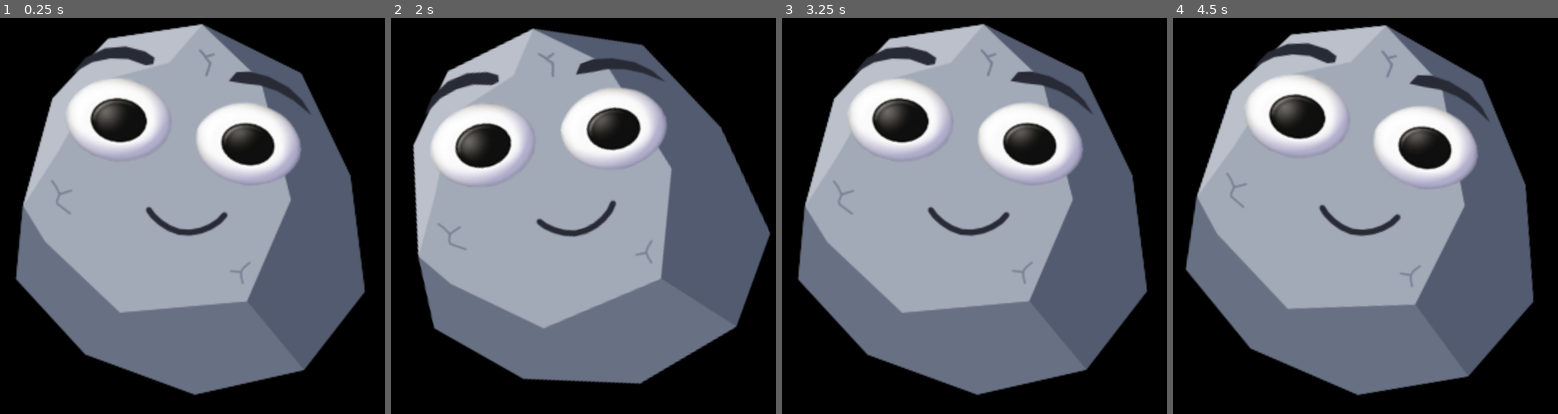
Above: before the commit, frames 1-4 (left to right).
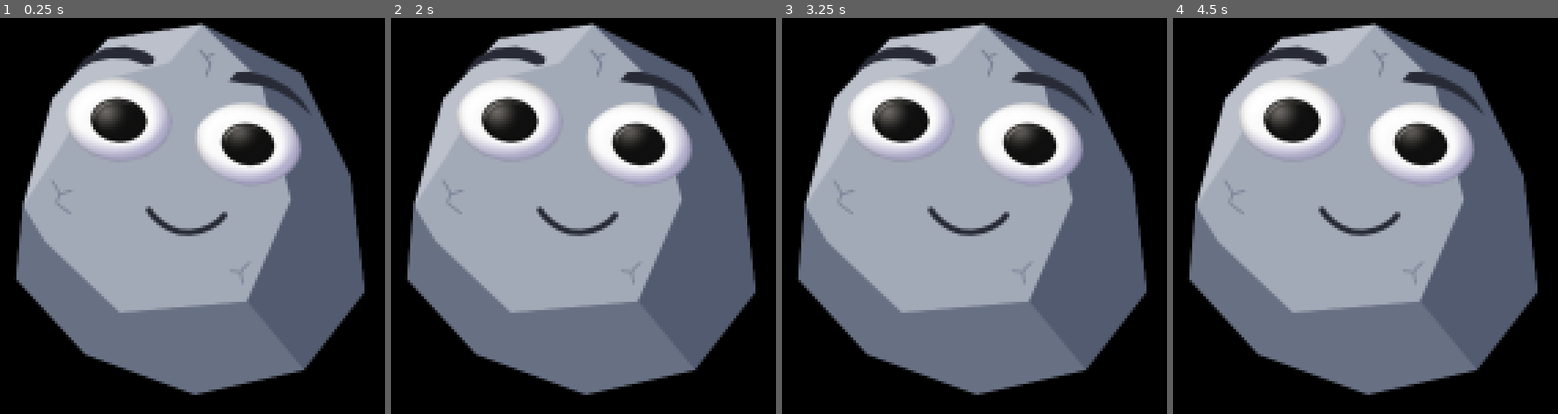
Above: after the commit, the same moments.

Repository: rayne-rb/Klippy
Game: Godot game, scene res://Klippy.tscn
Two runs of this game, one before a commit and one after it. Both use one fixed random seed, a clock stepped at 60 frames per second and the inputs below.
Inputs (mouse positions are in pixels of both pictures, inside the frame that each line leads up to):
- Up to frame 1 (0.25 s): no input
- Up to frame 2 (2 s): tap Enter at 0.5 s; move the mouse to (699, 188) at 0.52 s; click (699, 188) at 0.67 s; tap Space at 1.25 s; drag from (468, 243) to (548, 326) at 1.27 s
- Up to frame 3 (3.25 s): move the mouse to (1024, 97) at 2.02 s; click (1024, 97) at 2.17 s; tap Enter at 2.75 s; drag from (939, 326) to (805, 136) at 2.77 s
- Up to frame 4 (4.5 s): move the mouse to (1523, 299) at 3.52 s; click (1523, 299) at 3.67 s; tap Space at 4.25 s; drag from (1196, 136) to (1276, 81) at 4.27 s

The runs differ from the first frame. In frame 1, 2.3% of the frame differs, in the area x 4-95%, y 1-96%; in frame 2, 23%, in the area x 4-99%, y 1-96%; in frame 3, 2.2%; in frame 4, 7.9%.

Commit message:
Add save/load system and improve settings/state management
- Introduced `SaveData` utility for saving and loading game state.
- Enhanced `SettingsPanel` with a toggle for food visibility and emitted a signal for updates.
- Implemented offline decay mechanic in `PetStats` to apply food decay during inactivity.
- Updated `Klippy` to persist state across sessions, including size, food, and settings.
- Replaced quit logic with a save-before-exit function to ensure data integrity.

Diff:
--- a/Klippy.gd
+++ b/Klippy.gd
@@ -47,15 +47,31 @@
 var roll_radius := 90.0
 var mass := 1.0
 
+var show_food_value := false
+
 
 func _ready() -> void:
 	sprite = $Sprite2D
 	_build_click_through_mask()
 	_recompute_physical_properties()
 
+	var save_data := SaveData.load_data()
+	var klippy_data: Dictionary = save_data.get("klippy", {})
+	var stats_data: Dictionary = save_data.get("stats", {})
+	var settings_data: Dictionary = save_data.get("settings", {})
+	var meta_data: Dictionary = save_data.get("meta", {})
+
 	stats = PetStats.new()
 	add_child(stats)
+	stats.food = stats_data.get("food", PetStats.MAX_FOOD)
+	stats.feeding_enabled = stats_data.get("feeding_enabled", false)
+	stats.is_dead = stats_data.get("is_dead", false)
+	if meta_data.has("saved_at"):
+		var elapsed: float = Time.get_unix_time_from_system() - float(meta_data["saved_at"])
+		stats.apply_offline_decay(elapsed)
 	stats.feeding_enabled_changed.connect(_on_feeding_enabled_changed)
+
+	show_food_value = settings_data.get("show_food_value", false)
 
 	resize_menu = PopupMenu.new()
 	for i in SIZE_STEPS.size():
@@ -68,13 +84,18 @@
 	context_menu.add_item("DVD", DVD_ID)
 	context_menu.add_item("Settings", SETTINGS_ID)
 	context_menu.add_item("Close", CLOSE_ID)
-	context_menu.set_item_disabled(context_menu.get_item_index(FEED_ID), true)
 	context_menu.id_pressed.connect(_on_context_menu_id_pressed)
 	add_child(context_menu)
+	_on_feeding_enabled_changed(stats.feeding_enabled)
+
+	var saved_size: int = klippy_data.get("size", current_size)
+	if saved_size in SIZE_STEPS:
+		_apply_size(saved_size)
 
 	settings_window = SettingsPanel.new()
 	add_child(settings_window)
-	settings_window.setup(stats)
+	settings_window.setup(stats, show_food_value)
+	settings_window.show_food_toggled.connect(_on_show_food_toggled)
 	settings_window.hide()
 
 	speech_bubble = SpeechBubble.new()
@@ -87,6 +108,30 @@
 	complaint_cooldown_timer.one_shot = true
 	complaint_cooldown_timer.wait_time = COMPLAINT_COOLDOWN
 	add_child(complaint_cooldown_timer)
+
+	get_tree().root.close_requested.connect(_on_quit_requested)
+
+
+func _on_show_food_toggled(enabled: bool) -> void:
+	show_food_value = enabled
+
+
+func _save_state() -> void:
+	SaveData.save_data({
+		"klippy": {"size": current_size},
+		"stats": {
+			"food": stats.food,
+			"feeding_enabled": stats.feeding_enabled,
+			"is_dead": stats.is_dead,
+		},
+		"settings": {"show_food_value": show_food_value},
+		"meta": {"saved_at": Time.get_unix_time_from_system()},
+	})
+
+
+func _on_quit_requested() -> void:
+	_save_state()
+	get_tree().quit()
 
 
 func _maybe_complain() -> void:
@@ -167,7 +212,7 @@
 func _on_context_menu_id_pressed(id: int) -> void:
 	match id:
 		CLOSE_ID:
-			get_tree().quit()
+			_on_quit_requested()
 		SETTINGS_ID:
 			settings_window.popup_centered()
 		DVD_ID:
--- /dev/null
+++ b/SaveData.gd
@@ -0,0 +1,26 @@
+class_name SaveData
+extends RefCounted
+
+const SAVE_PATH := "user://klippy_save.cfg"
+
+
+static func save_data(data: Dictionary) -> void:
+	var config := ConfigFile.new()
+	for section in data:
+		for key in data[section]:
+			config.set_value(section, key, data[section][key])
+	config.save(SAVE_PATH)
+
+
+static func load_data() -> Dictionary:
+	var config := ConfigFile.new()
+	var err := config.load(SAVE_PATH)
+	if err != OK:
+		return {}
+
+	var data := {}
+	for section in config.get_sections():
+		data[section] = {}
+		for key in config.get_section_keys(section):
+			data[section][key] = config.get_value(section, key)
+	return data
--- a/SettingsPanel.gd
+++ b/SettingsPanel.gd
@@ -1,5 +1,7 @@
 class_name SettingsPanel
 extends Window
+
+signal show_food_toggled(enabled: bool)
 
 var stats: PetStats
 var food_label: Label
@@ -11,7 +13,7 @@
 	close_requested.connect(hide)
 
 
-func setup(pet_stats: PetStats) -> void:
+func setup(pet_stats: PetStats, initial_show_food: bool) -> void:
 	stats = pet_stats
 
 	var margin := MarginContainer.new()
@@ -28,16 +30,18 @@
 
 	var feeding_check := CheckBox.new()
 	feeding_check.text = "Enable feeding"
+	feeding_check.set_pressed_no_signal(stats.feeding_enabled)
 	feeding_check.toggled.connect(_on_feeding_toggled)
 	vbox.add_child(feeding_check)
 
 	var show_food_check := CheckBox.new()
 	show_food_check.text = "Show food value"
+	show_food_check.set_pressed_no_signal(initial_show_food)
 	show_food_check.toggled.connect(_on_show_food_toggled)
 	vbox.add_child(show_food_check)
 
 	food_label = Label.new()
-	food_label.visible = false
+	food_label.visible = initial_show_food
 	vbox.add_child(food_label)
 
 	stats.food_changed.connect(_on_food_changed)
@@ -50,6 +54,7 @@
 
 func _on_show_food_toggled(enabled: bool) -> void:
 	food_label.visible = enabled
+	show_food_toggled.emit(enabled)
 
 
 func _on_food_changed(value: float) -> void:
--- a/Stats.gd
+++ b/Stats.gd
@@ -24,6 +24,14 @@
 		died.emit()
 
 
+func apply_offline_decay(elapsed_seconds: float) -> void:
+	if not feeding_enabled or is_dead or elapsed_seconds <= 0.0:
+		return
+	food = max(food - FOOD_DECAY_RATE * elapsed_seconds, 0.0)
+	if food <= 0.0:
+		is_dead = true
+
+
 func feed() -> void:
 	if is_dead:
 		return
